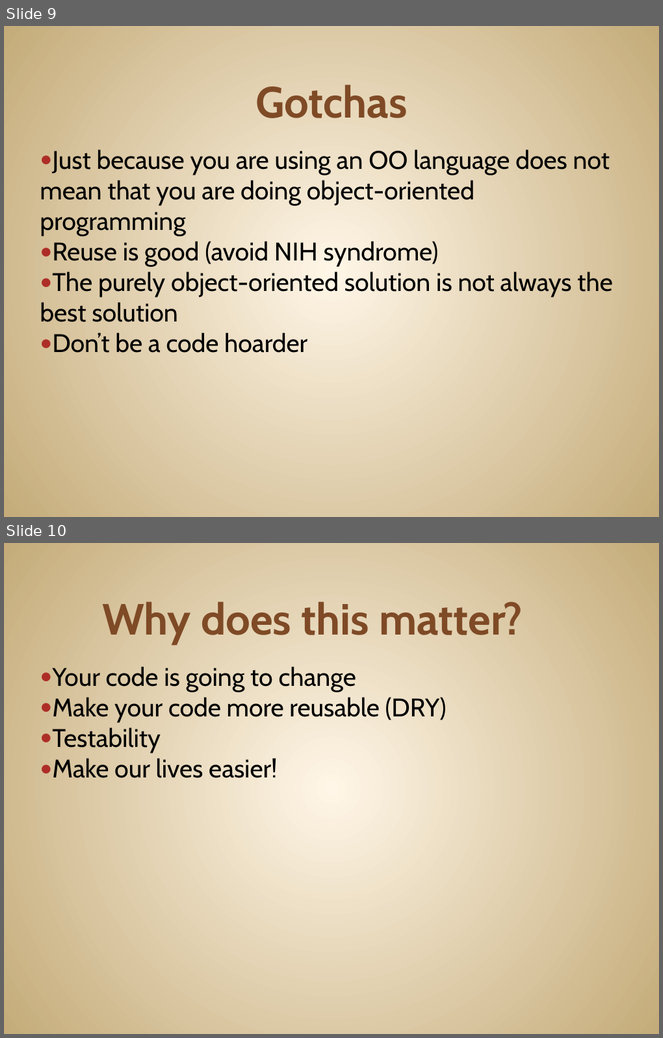
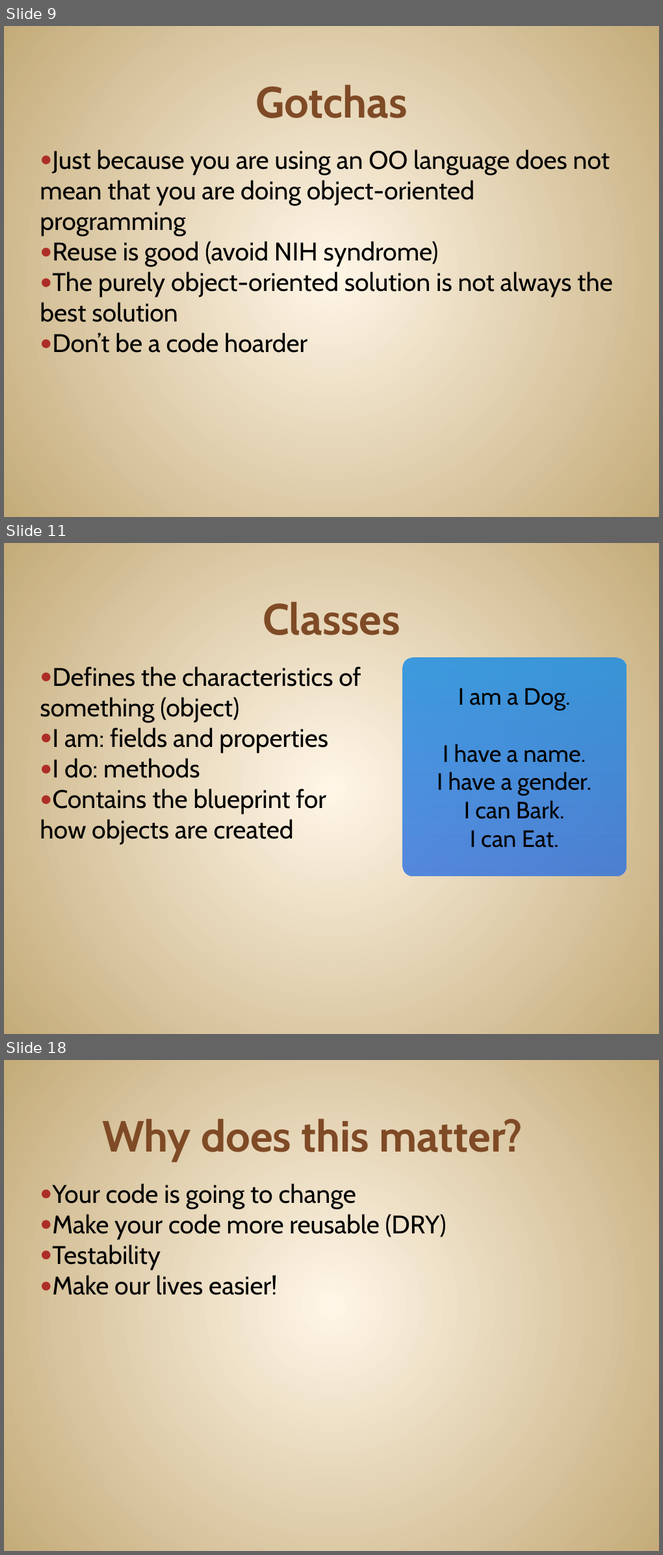
Before and after one commit to JonKruger/oop-solid-sample, a slide deck: slides/OOP-SOLID-CodeMash.pptx. Shown one above the other, each under a label of ours: slides 9 and 10 before the commit, slides 9, 11 and 18 after it; the slides between them are not shown. The pictures are 663x1038 and 663x1555 pixels, drawn with LibreOffice and Linux fonts; fonts in the diff are those of the drawing. Boxes give left, top, right and bottom in pixels: in the first picture for what was removed or moved away, otherwise in the second. Text is boxed around its words. In the diff, an @@ line names an element or a change of style, - is before the commit and + after.

```diff
--- a/slides/OOP-SOLID-CodeMash.pptx
+++ b/slides/OOP-SOLID-CodeMash.pptx
@@ slide 11 added at (4, 543, 659, 1034), background gradient #FFF7E8 to #C4AA7A @@
@@ title added at (263, 601, 400, 635), 48 pt, text #804B26, bold @@
+Classes
@@ text added at (402, 657, 627, 876), fill gradient #0082E5 to #0057E5, 26 pt, text #000000 @@
+I am a Dog.
+I have a name.
+I have a gender.
+I can Bark.
+I can Eat.
@@ text added at (40, 667, 361, 845), 28 pt, text #000000 @@
+● Defines the characteristics of something (object)
+● I am: fields and properties
+● I do: methods
+● Contains the blueprint for how objects are created
@@ what was slide 10 is now slide 18 @@
```
Also in this commit, not shown: 2 slides changed, 7 other slides added.
